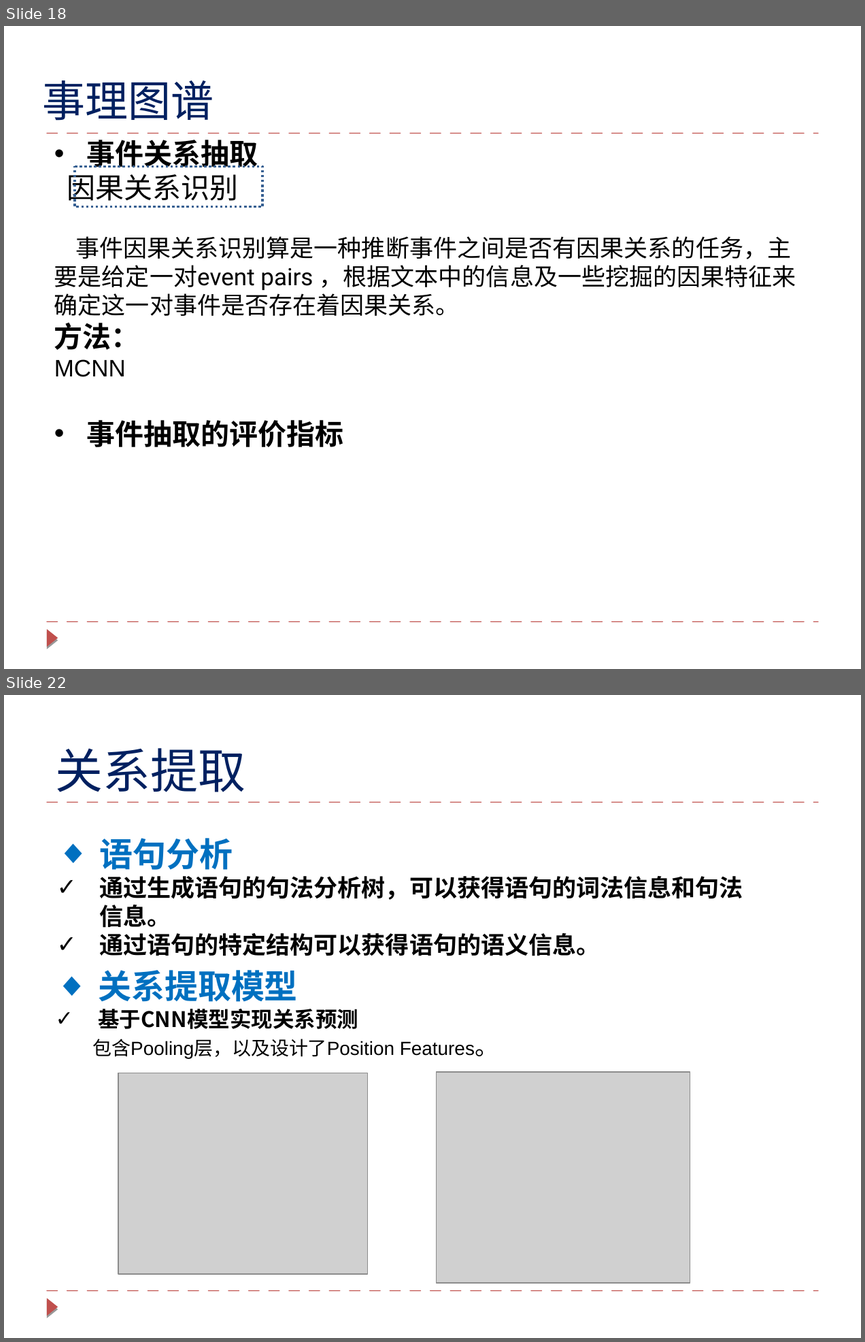
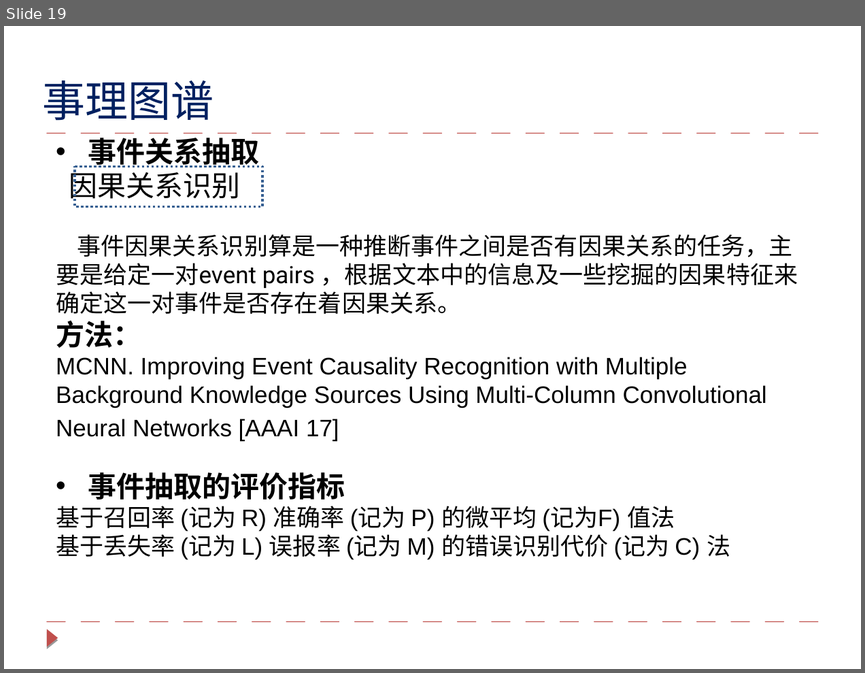
Before and after one commit to lihanghang/NLP-Knowledge-Graph, a slide deck: my summary/知识图谱技术与对话系统的应用.pptx. Shown one above the other, each under a label of ours: slides 18 and 22 before the commit, slide 19 after it; the slides between them are not shown. The pictures are 865x1342 and 865x673 pixels, drawn with LibreOffice and Linux fonts; fonts in the diff are those of the drawing; grey boxes stand for pictures. Boxes give left, top, right and bottom in pixels: in the first picture for what was removed or moved away, otherwise in the second. Text is boxed around its words. In the diff, an @@ line names an element or a change of style, - is before the commit and + after.

```diff
--- a/my summary/知识图谱技术与对话系统的应用.pptx
+++ b/my summary/知识图谱技术与对话系统的应用.pptx
@@ slide 22 removed at <box>4,695,861,1338</box>, background #FFFFFF; not listed: 3 template elements that a slide beside it also shows @@
@@ text removed at <box>55,748,245,792</box> @@
-关系提取
@@ text removed at <box>99,838,742,956</box> @@
-◆ 语句分析
-✓ 通过生成语句的句法分析树，可以获得语句的词法信息和句法信息。
-✓ 通过语句的特定结构可以获得语句的语义信息。
@@ text removed at <box>92,970,498,1059</box> @@
-◆ 关系提取模型
-✓ 基于CNN模型实现关系预测
-包含Pooling层，以及设计了Position Features。
@@ picture removed at <box>118,1073,367,1273</box> @@
@@ picture removed at <box>436,1072,689,1283</box> @@
@@ what was slide 18 is now slide 19 @@
@@ slide 19 changed as well @@
@@ rectangle at <box>75,167,263,207</box>: outline #376092 2 pt dashed to #376092 2 pt @@
@@ text at <box>56,356,767,441</box>: text changed @@
-MCNN
+MCNN. Improving Event Causality Recognition with Multiple Background Knowledge Sources Using Multi-Column Convolutional Neural Networks [AAAI 17]
@@ text at <box>56,505,730,559</box>: paragraphs added @@
+基于召回率 (记为 R) 准确率 (记为 P) 的微平均 (记为F) 值法
+基于丢失率 (记为 L) 误报率 (记为 M) 的错误识别代价 (记为 C) 法
```
Also in this commit, not shown: 12 other slides changed, 5 slides added, 7 other slides removed.
